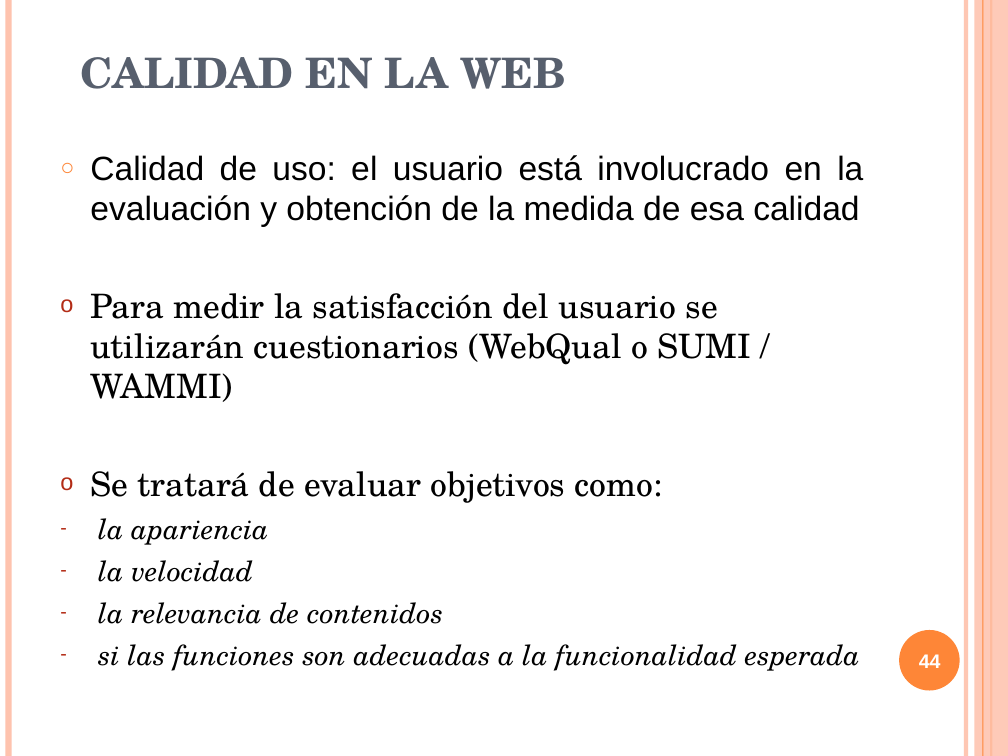
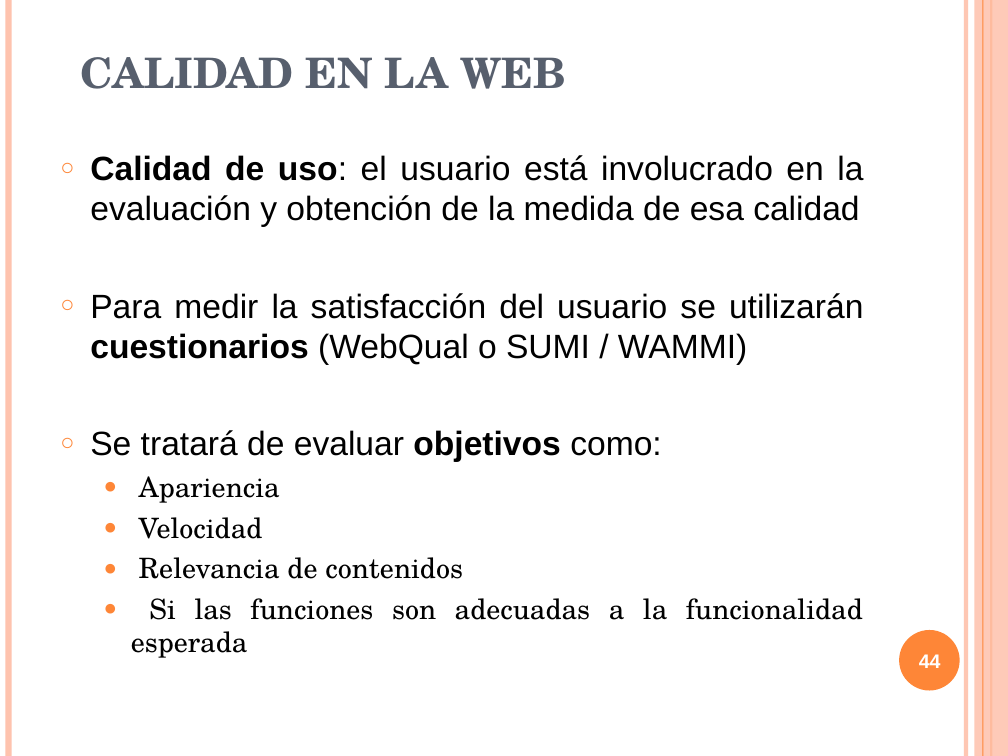
Before and after one commit to txedo/isi-auditoria, a slide deck: slide 44 of calidad/Trabajo/presentacion/presentacionCalidad.ppt. Drawn at 1008x756 pixels with LibreOffice and Linux fonts; fonts in the diff are those of the drawing. Boxes give left, top, right and bottom in pixels: in the first picture for what was removed or moved away, otherwise in the second. Text is boxed around its words. In the diff, an @@ line names an element or a change of style, - is before the commit and + after.

```diff
--- a/calidad/Trabajo/presentacion/presentacionCalidad.ppt
+++ b/calidad/Trabajo/presentacion/presentacionCalidad.ppt
@@ text at [90, 155, 863, 462]: bold on in "Calidad de uso:", "cuestionarios", "objetivos"; font TeX Gyre Schola to Arial in "Para medir la satisfacción del usuario se ...", "Se tratará de evaluar objetivos como:"; alignment left to justified; bullet o to ○; bullet colour #B32C16 to #FE8637 @@
@@ text at [131, 476, 863, 658]: text changed; italic off @@
-– la apariencia
-– la velocidad
-– la relevancia de contenidos
-– si las funciones son adecuadas a la funcionalidad esperada
+  ● Apariencia
+  ● Velocidad
+  ● Relevancia de contenidos
+  ● Si las funciones son adecuadas a la funcionalidad esperada
```
Also in this commit, not shown: 15 other slides changed, 1 other file.
